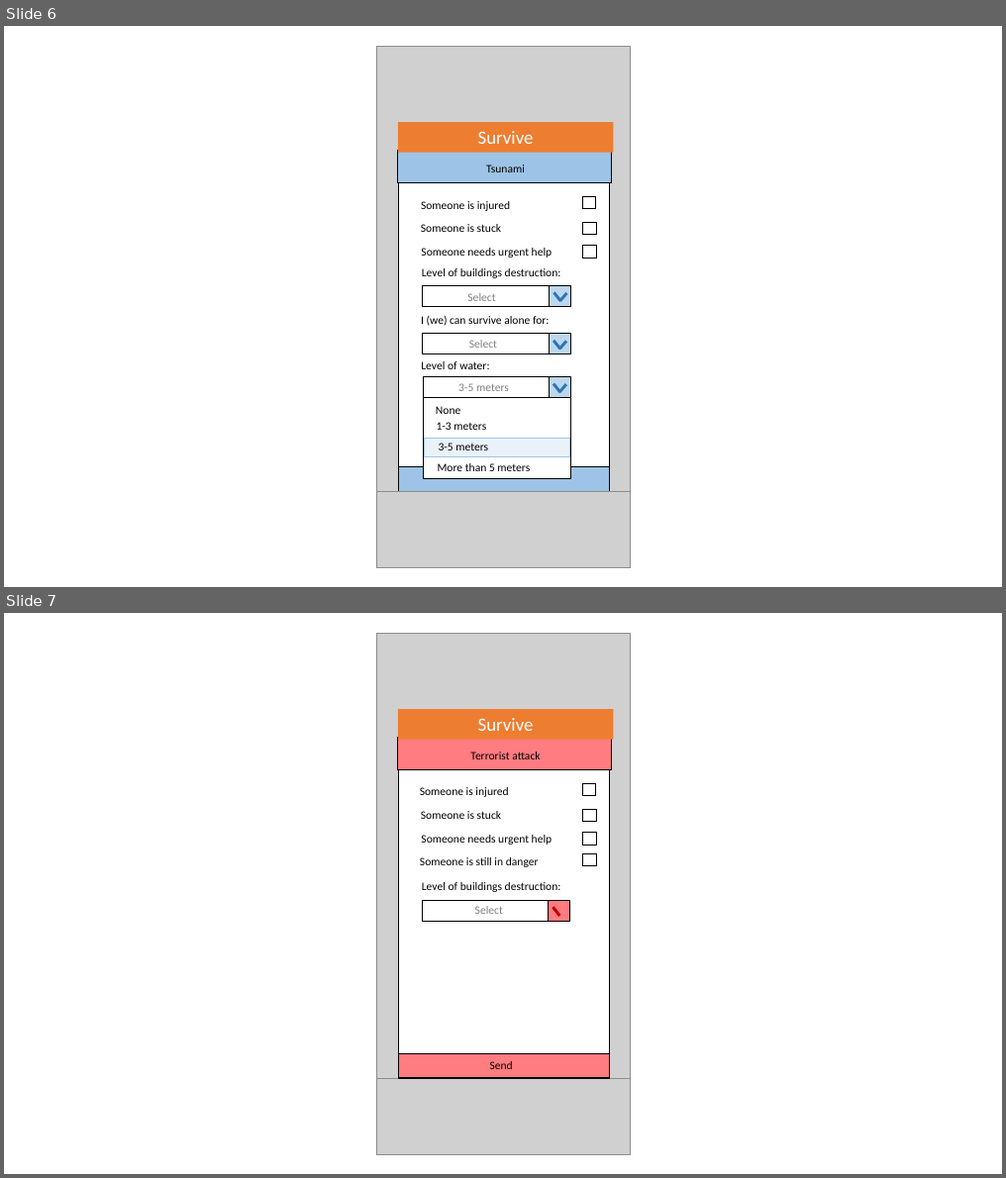
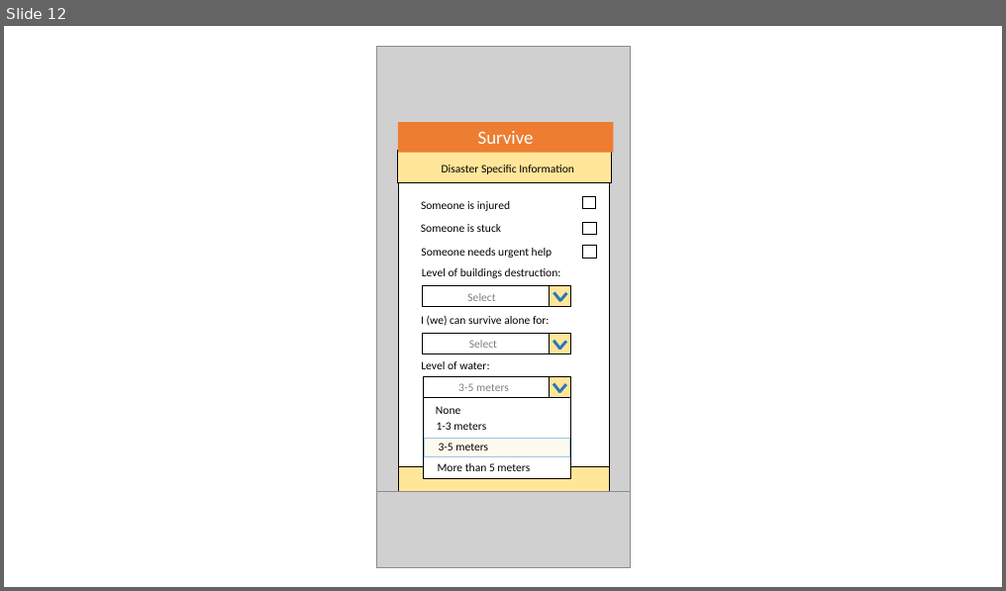
Before and after one commit to mistelip/survival-nervousnet, a slide deck: Docs/Survive Axon Demo v2.pptx. Shown one above the other, each under a label of ours: slides 6 and 7 before the commit, slide 12 after it. The pictures are 1006x1178 and 1006x591 pixels, drawn with LibreOffice and Linux fonts; fonts in the diff are those of the drawing; grey boxes stand for pictures. Boxes give left, top, right and bottom in pixels: in the first picture for what was removed or moved away, otherwise in the second. Text is boxed around its words. In the diff, an @@ line names an element or a change of style, - is before the commit and + after.

```diff
--- a/Docs/Survive Axon Demo v2.pptx
+++ b/Docs/Survive Axon Demo v2.pptx
@@ slide 7 removed at box(4, 613, 1002, 1174), background #FFFFFF @@
@@ picture removed at box(376, 633, 630, 1155) @@
@@ rectangle removed at box(398, 710, 614, 740) @@
-Survive
@@ rectangle removed at box(397, 738, 611, 770) @@
@@ text removed at box(470, 752, 540, 760) @@
-Terrorist attack
@@ rectangle removed at box(399, 769, 610, 1078) @@
@@ text removed at box(420, 787, 508, 797) @@
-Someone is injured
@@ rectangle removed at box(583, 783, 595, 796) @@
@@ text removed at box(421, 811, 501, 819) @@
-Someone is stuck
@@ rectangle removed at box(583, 809, 596, 821) @@
@@ text removed at box(421, 835, 552, 845) @@
-Someone needs urgent help
@@ rectangle removed at box(583, 833, 596, 845) @@
@@ text removed at box(420, 858, 539, 867) @@
-Someone is still in danger
@@ rectangle removed at box(583, 854, 596, 866) @@
@@ text removed at box(422, 882, 561, 892) @@
-Level of buildings destruction:
@@ text removed at box(475, 906, 503, 914) @@
-Select
@@ group removed at box(423, 900, 570, 922): 2 rectangles, 2 lines @@
@@ rectangle removed at box(399, 1054, 610, 1078) @@
@@ picture removed at box(376, 1078, 630, 1155) @@
@@ text removed at box(490, 1061, 513, 1069) @@
-Send
@@ what was slide 6 is now slide 12 @@
@@ slide 12 changed as well @@
@@ rectangle at box(397, 151, 611, 183): fill #9DC3E6 to #FFE699 @@
@@ text at box(442, 165, 574, 174): text changed @@
-Tsunami
+Disaster Specific Information
@@ fill #BDD7EE to #FFE699 in 3 elements at box(549, 285, 571, 307), box(549, 334, 570, 355), box(549, 377, 570, 398) @@
@@ rectangle at box(425, 439, 570, 458): fill #BDD7EE at 31% opacity to #FFF2CC at 31% opacity @@
@@ rectangle at box(399, 467, 610, 491): fill #9DC3E6 to #FFE699 @@
```
Also in this commit, not shown: 4 other slides changed, 7 slides added, 1 other slide removed, 6 other files.
